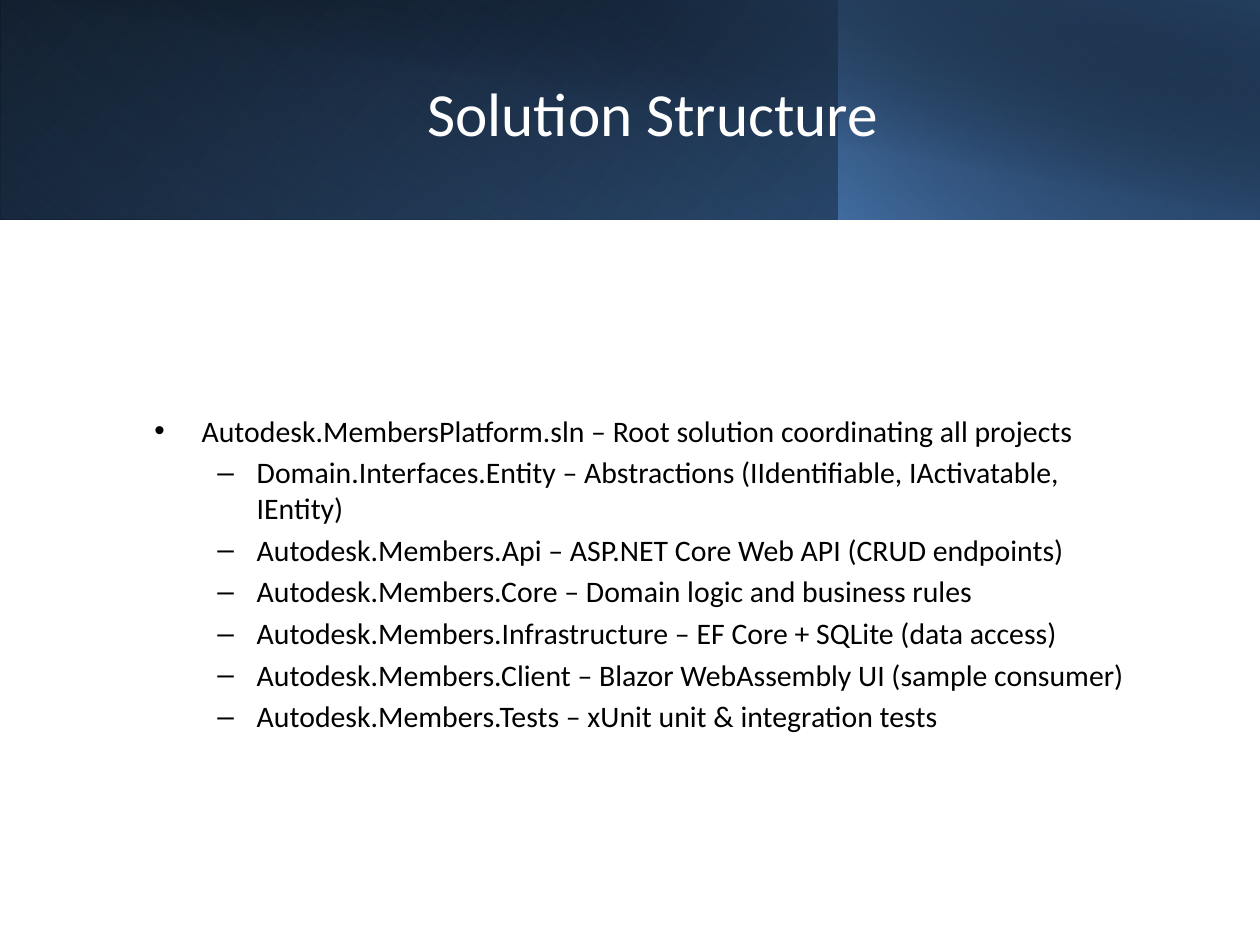
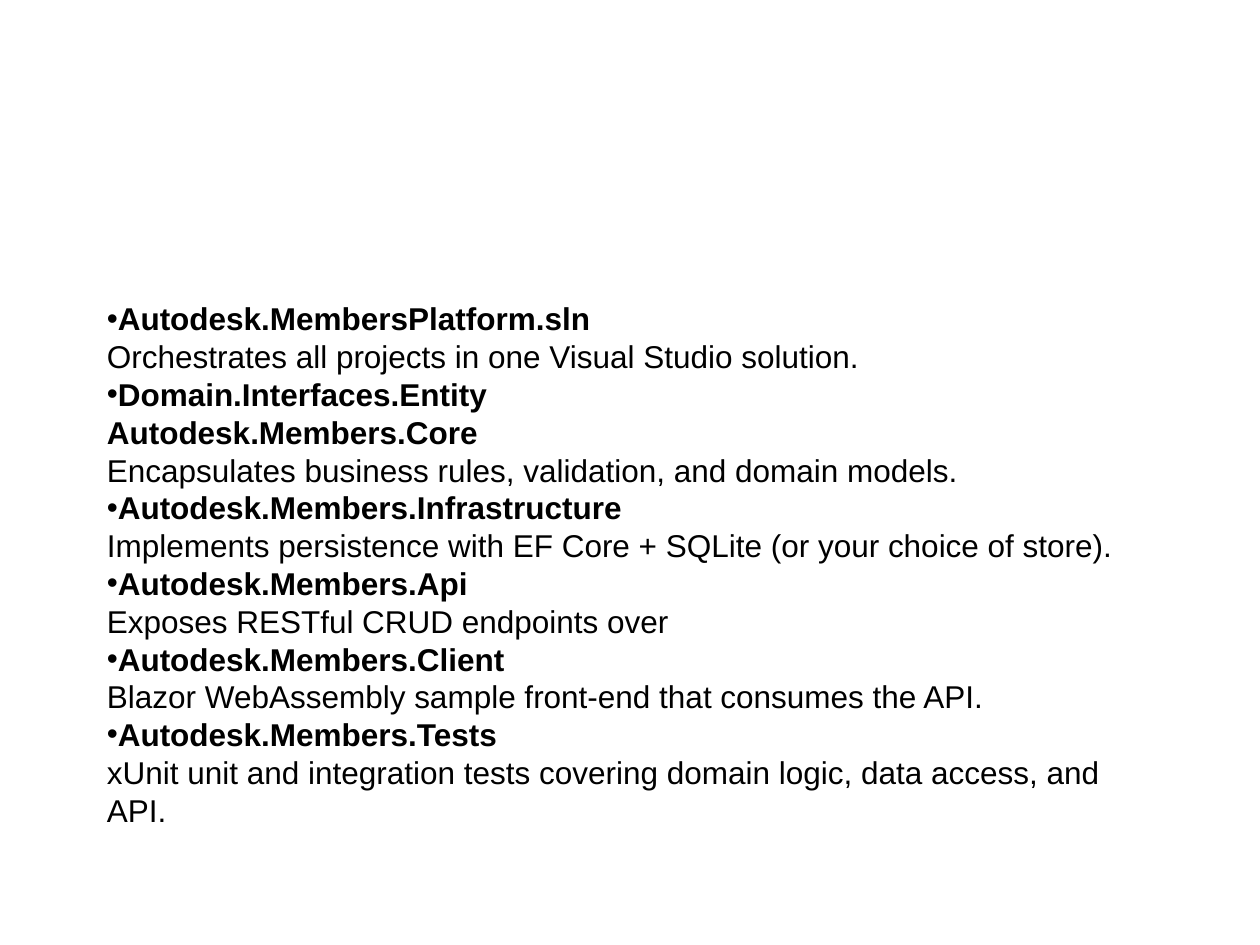
Before and after one commit to gabrielnino/Members, a slide deck: slide 3 of Autodesk_MembersPlatform_Architecture.pptx (slide 2 before the commit). Drawn at 1260x945 pixels with LibreOffice and Linux fonts; fonts in the diff are those of the drawing. Boxes give left, top, right and bottom in pixels: in the first picture for what was removed or moved away, otherwise in the second. Text is boxed around its words. In the diff, an @@ line names an element or a change of style, - is before the commit and + after.

```diff
--- a/Autodesk_MembersPlatform_Architecture.pptx
+++ b/Autodesk_MembersPlatform_Architecture.pptx
@@ rectangle removed at bbox=[0, 0, 1260, 219] @@
@@ rectangle removed at bbox=[0, 0, 839, 219] @@
@@ rectangle removed at bbox=[48, 0, 1260, 220] @@
@@ rectangle removed at bbox=[839, 0, 1260, 219] @@
@@ title removed at bbox=[427, 93, 878, 151] @@
-Solution Structure
@@ text at bbox=[107, 307, 1112, 822]: text changed; size 17 to 18 pt; font Calibri to Arial @@
-• Autodesk.MembersPlatform.sln – Root solution coordinating all projects
-  – Domain.Interfaces.Entity – Abstractions (IIdentifiable, IActivatable, IEntity)
-  – Autodesk.Members.Api – ASP.NET Core Web API (CRUD endpoints)
-  – Autodesk.Members.Core – Domain logic and business rules
-  – Autodesk.Members.Infrastructure – EF Core + SQLite (data access)
-  – Autodesk.Members.Client – Blazor WebAssembly UI (sample consumer)
-  – Autodesk.Members.Tests – xUnit unit & integration tests
+• Autodesk.MembersPlatform.sln
+  Orchestrates all projects in one Visual Studio solution.
+• Domain.Interfaces.Entity
+  Autodesk.Members.Core
+  Encapsulates business rules, validation, and domain models.
+• Autodesk.Members.Infrastructure
+  Implements persistence with EF Core + SQLite (or your choice of store).
+• Autodesk.Members.Api
+  Exposes RESTful CRUD endpoints over
+• Autodesk.Members.Client
+  Blazor WebAssembly sample front-end that consumes the API.
+• Autodesk.Members.Tests
+  xUnit unit and integration tests covering domain logic, data access, and API.
```
Also in this commit, not shown: 1 other slide changed, 1 slide added, 15 other files.
